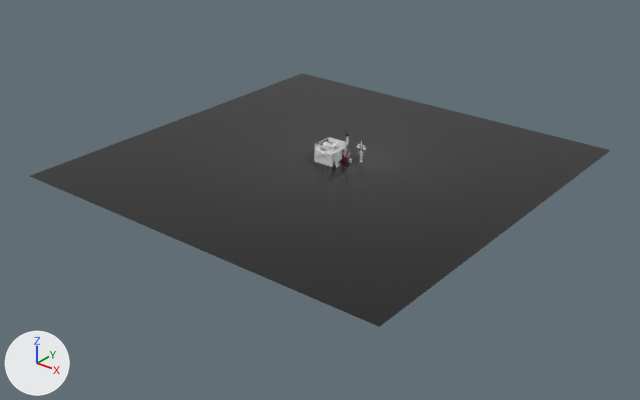
What one commit did to the FBX model models/fbx/scene.fbx.
Before and after are seen from a 50 mm camera at (123.3, -160.5, 86.8) aimed at (1.6, -8.3, -7.5). Lighting does not change. The marker at lower left points along +X, +Y and +Z. Where no turn or scale is listed for an object, it has been applied to the vertices. Vertices at the same position are counted once.
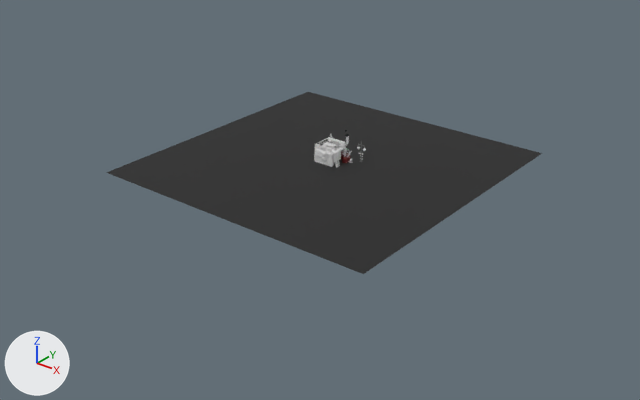
Where the newer file only moved an object's origin or applied its transform, the numbers keep the older frame.

Pixel boxes [x1, y1, x2, y2] of what changed, in the pictures (640 x 400 px):
'Plane009', reshaped (25% narrower, 28% shorter): before [30, 73, 611, 327]; after [106, 92, 542, 274]

The change, as a diff of the scene's bpy script:
```diff
--- a/models/fbx/scene.fbx.py
+++ b/models/fbx/scene.fbx.py
@@ mat_baked_02___default @@
+mat_baked_02___default = principled_material('baked_02 - Default')
+mat_baked_02___default.base_color = (0.0118, 0.0118, 0.0118)  # black #1c1c1c
+mat_baked_02___default.roughness = 0.68
@@ me_mesh_074 @@
 me_mesh_074.from_pydata(...)  # 4 vertices, 2 faces; spans x -50.8..50.8, y -50.8..50.8, z 0.0
 # used by ob_plane009; location = (0.0, -2.5, 0.0)
 # verts and faces of me_mesh_074; kept vertices keep their numbers, new ones are numbered from 4
 # before: 0 (-50.8, -50.8, 0.0) at pixel (29, 176), 1 (50.8, -50.8, 0.0) at pixel (379, 326), 2 (-50.8, 50.8, 0.0) at pixel (302, 73), 3 (50.8, 50.8, 0.0) at pixel (610, 150)
-me_mesh_074.materials.append(mat_02___default)  # picture img_plane009diffusemap_jpg
+# me_mesh_074 part 1
+delete_vertices([*range(0, 4)])  # with the faces that use them
+verts[4] = (-38.1, -38.1, 0.0)  # pixel (106, 172)
+verts[5] = (38.1, -38.1, 0.0)  # pixel (363, 274)
+verts[6] = (-38.1, 38.1, 0.0)  # pixel (307, 91)
+verts[7] = (38.1, 38.1, 0.0)  # pixel (542, 153)
+faces += [(4, 5, 7, 6)]
+me_mesh_074.materials.append(mat_baked_02___default)  # black #1c1c1c
```
